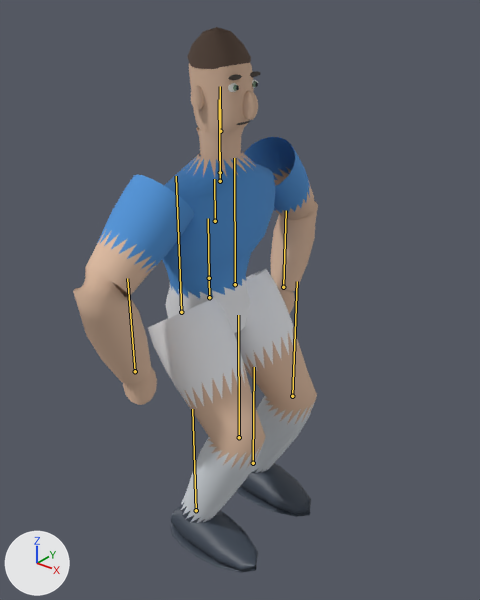
One commit to the glTF model assets/player/tribun-base-footballer-animated.glb: the scene before it, then after it.
Both versions are drawn from a 50 mm camera at (1.46, -1.7, 2.09) aimed at (0.11, 0.0, 1.04). The axes (+X, +Y, +Z) are drawn at lower left. The lights are the same throughout. The picture after the commit comes second. The bones that change, and the others that lie on the model, are drawn over the model as lines.

In view in the first picture: 'Footballer mesh'.
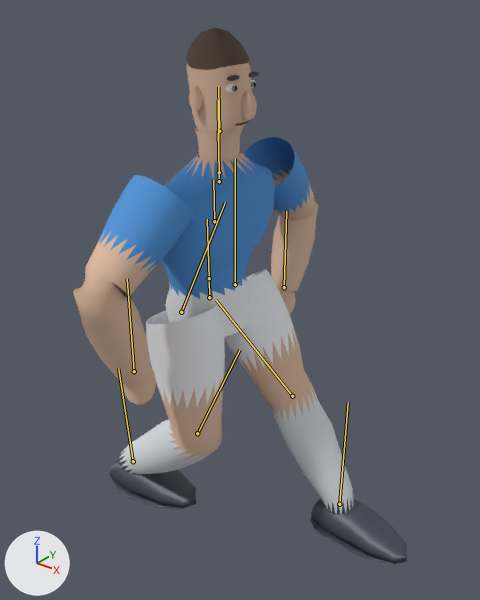
The newer file adds an action. The first version stands in its rest pose; the second is drawn at frame 14 of the action 'run-loop'.

Changed parts and their boxes [x1, y1, x2, y2] in the pictures (480 x 600 px):
```json
{"object": "Footballer mesh", "change": "posed", "before": [73, 27, 318, 573], "after": [73, 28, 407, 564], "on screen": "36% wider"}
{"bone": "spine", "before": "(209, 278) to (208, 218)", "after": "(209, 278) to (207, 219)"}
{"bone": "shin.L", "before": "(292, 396) to (297, 281)", "after": "(292, 396) to (216, 300)"}
{"bone": "foot.L", "before": "(253, 463) to (254, 367)", "after": "(339, 504) to (348, 402)"}
{"bone": "thigh.R", "before": "(181, 312) to (176, 176)", "after": "(181, 312) to (225, 202)"}
{"bone": "foot.R", "before": "(196, 510) to (192, 409)", "after": "(133, 461) to (118, 368)"}
```

Scene script edits in JSON lines:
```json
{"block": "bone_spine", "where": "bone_spine = bpy.data.objects['Tribun Humanoid 19'].pose.bones['spine']  # child of 'pelvis'"}
{"op": "set", "path": "bone_spine.rotation_quaternion", "old": "(1.0, 0.0, 0.0, 0.0)", "new": "(1.0, 0.007, -0.001, 0.0)", "note": "degrees (0, 0, 0) -> degrees (1, 0, 0)"}
{"block": "bone_shin_l", "where": "bone_shin_l = bpy.data.objects['Tribun Humanoid 19'].pose.bones['shin.L']  # child of 'thigh.L'"}
{"op": "set", "path": "bone_shin_l.rotation_quaternion", "old": "(1.0, 0.0, 0.0, 0.0)", "new": "(0.893, 0.0, -0.021, 0.449)", "note": "degrees (0, 0, 0) -> degrees (-1, -2, 53)"}
{"block": "bone_foot_l", "where": "bone_foot_l = bpy.data.objects['Tribun Humanoid 19'].pose.bones['foot.L']  # child of 'shin.L'"}
{"op": "set", "path": "bone_foot_l.rotation_quaternion", "old": "(1.0, 0.0, 0.0, 0.0)", "new": "(0.894, 0.005, 0.028, -0.446)", "note": "degrees (0, 0, 0) -> degrees (-1, 3, -53)"}
{"block": "bone_thigh_r", "where": "bone_thigh_r = bpy.data.objects['Tribun Humanoid 19'].pose.bones['thigh.R']  # child of 'pelvis'"}
{"op": "set", "path": "bone_thigh_r.rotation_quaternion", "old": "(1.0, 0.0, 0.0, 0.0)", "new": "(0.975, 0.003, -0.007, -0.218)", "note": "degrees (0, 0, 0) -> degrees (1, -1, -25)"}
{"block": "bone_foot_r", "where": "bone_foot_r = bpy.data.objects['Tribun Humanoid 19'].pose.bones['foot.R']  # child of 'shin.R'"}
{"op": "set", "path": "bone_foot_r.rotation_quaternion", "old": "(1.0, 0.0, 0.0, 0.0)", "new": "(0.969, 0.013, 0.123, 0.21)", "note": "degrees (0, 0, 0) -> degrees (5, 14, 25)"}
```
